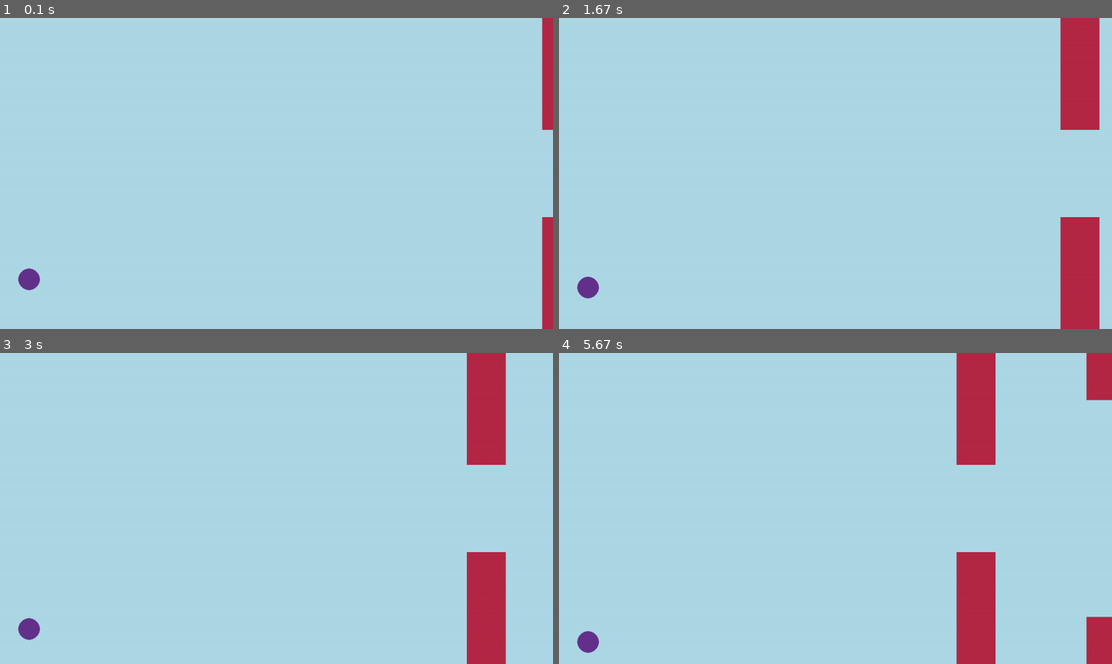
Above: before the commit, frames 1-4 (two rows, left to right).
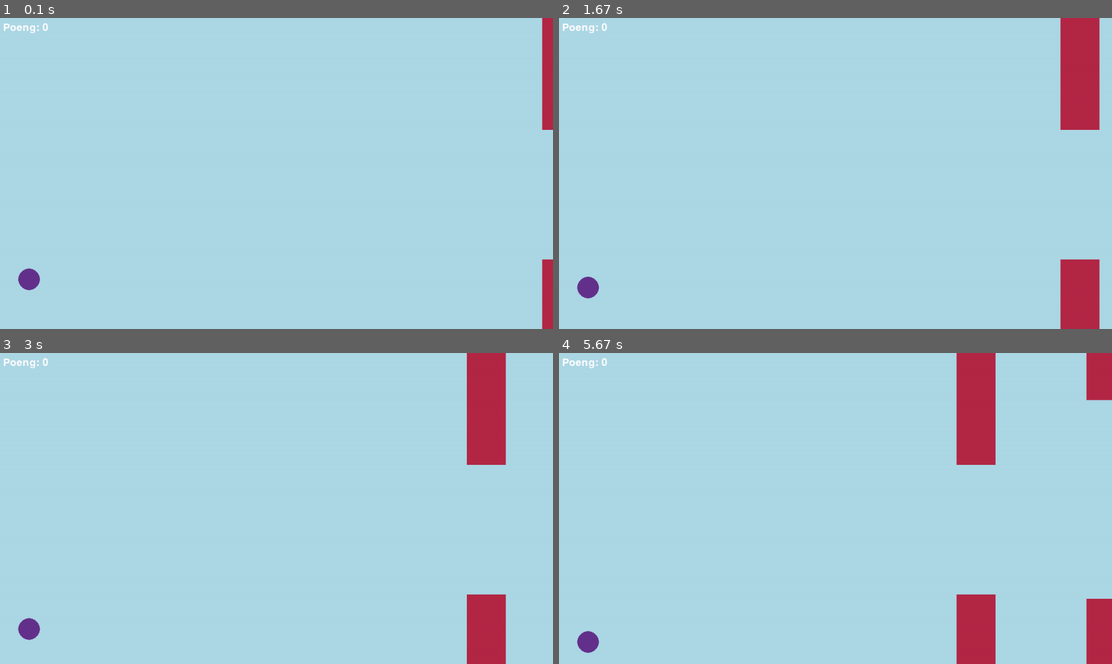
Above: after the commit, the same moments.

Repository: juliahanssen/IT2-mappe
Game: pygame game, started from Problemlosning/objektorienterte_prgrammer/Hoppespill2/verden.py
Two runs of this game, one before a commit and one after it. Both use one fixed random seed, a clock stepped at 60 frames per second and the inputs below.
Inputs:
- Up to frame 1 (0.1 s): no input
- Up to frame 2 (1.67 s): tap Space at 0.33, 0.73, 1.03, 1.23, 1.57 s
- Up to frame 3 (3 s): tap Space at 1.87, 2.07, 2.37, 2.63, 2.97 s
- Up to frame 4 (5.67 s): tap Space at 3.27, 3.4, 3.8, 4.1, 4.47, 4.87, 5.17, 5.37 s

The runs differ from the first frame. In frame 1, 0.4% of the frame differs, in the area x 0-100%, y 1-78%; in frame 2, 1.1%; in frame 3, 1.1%; in frame 4, 1.3%, in the area x 0-100%, y 1-85%.

Commit message:
la til poeng

Diff:
--- a/Problemlosning/objektorienterte_prgrammer/Hoppespill2/hinder.py
+++ b/Problemlosning/objektorienterte_prgrammer/Hoppespill2/hinder.py
@@ -6,10 +6,10 @@
     def __init__(self, x, y, fartX):
         super().__init__(x, y)
         self._fartX = fartX
-        self._hoyde_bunn = randint(20,600)
+        self._hoyde_bunn = randint(20,400)
         self._hoyde_topp = randint(20,300)
         self._bredde = 90
-        self._y = 720 - self._hoyde_topp
+        self._y = 720 - self._hoyde_bunn
 
     def tegn_hinder(self, vindu):
         pg.draw.rect(vindu, (180,40,70),(self._x, 0,self._bredde, self._hoyde_topp))
--- a/Problemlosning/objektorienterte_prgrammer/Hoppespill2/spiller.py
+++ b/Problemlosning/objektorienterte_prgrammer/Hoppespill2/spiller.py
@@ -19,11 +19,10 @@
         if self._y < 720 - self._radius:
              self._y +=1
 
-    def poeng(self):
-        #if self._y > hinder._hoyde_topp and self._y < hinder._hoyde_bunn
-            # self._poeng +=1
-        pass
+    #def poeng(self):
+        #if self._y > hinder._hoyde_topp and self._y < hinder._hoyde_bunn:
+            #self._poeng +=1
 
-    def er_over_hinder(self):
-        if self._y < hinder._hoyde_topp or self._y > hinder._hoyde_bunn:
-            pass # stopp spill?
+    #def er_over_hinder(self):
+        #if self._y < hinder._hoyde_topp or self._y > hinder._hoyde_bunn:
+            #return True
--- a/Problemlosning/objektorienterte_prgrammer/Hoppespill2/verden.py
+++ b/Problemlosning/objektorienterte_prgrammer/Hoppespill2/verden.py
@@ -18,6 +18,8 @@
     hindere.append(nytt_hinder)
 
 frame = 0
+
+poeng = 0
 
 while running:
     # poll for events
@@ -40,6 +42,9 @@
     for hinder in hindere:
         hinder.tegn_hinder(screen)
         hinder.flytt_venstre()
+        if spiller._x > hinder._x and spiller._x < hinder._x + 90:
+            if spiller._y > hinder._hoyde_topp and spiller._y < hinder._hoyde_bunn:
+                poeng += 0.01
 
 
     keys = pg.key.get_pressed()
@@ -47,6 +52,13 @@
         spiller.hopp()
 
     spiller.fall()
+
+    font = pg.font.Font(None, 36)
+    poeng_text = font.render(f'Poeng: {poeng}', True, (255, 255, 255))
+    screen.blit(poeng_text, (10, 10))
+
+    if spiller._y < hinder._hoyde_topp or spiller._y > hinder._hoyde_bunn:
+        print("tapt")
 
 
     # flip() the display to put your work on screen
